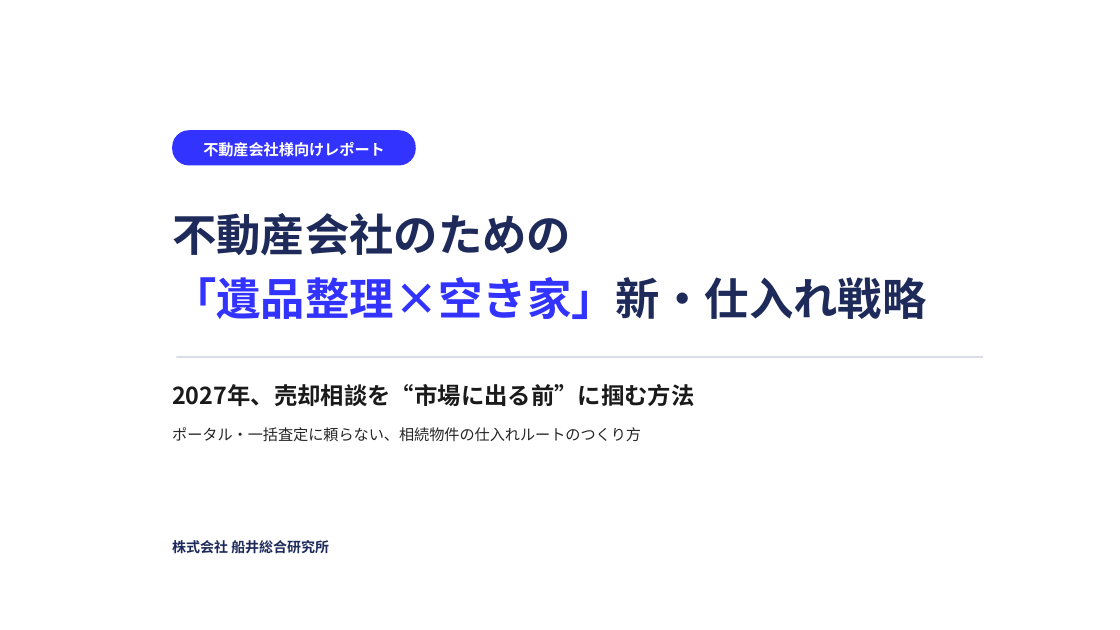
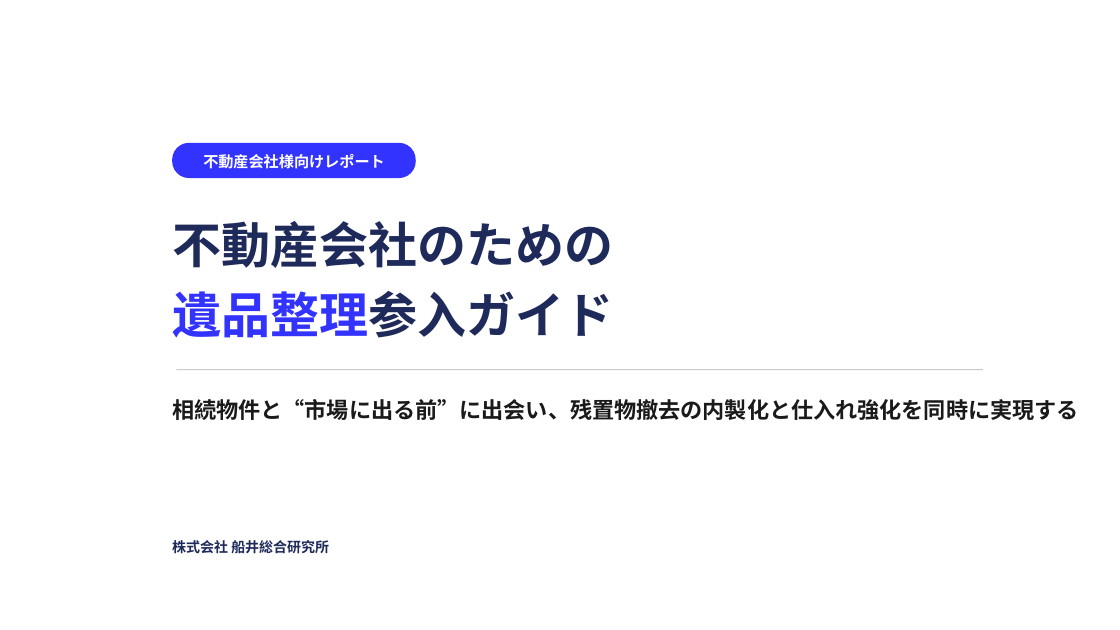
Before and after one commit to soshiro-iki-sys/-, a slide deck: slide 1 of proposals/不動産会社向け_遺品整理DLレポート.pptx. Drawn at 1120x630 pixels with LibreOffice and Linux fonts; fonts in the diff are those of the drawing; background and template pictures are left out. Boxes give left, top, right and bottom in pixels: in the first picture for what was removed or moved away, otherwise in the second. Text is boxed around its words. In the diff, an @@ line names an element or a change of style, - is before the commit and + after.

```diff
--- a/proposals/不動産会社向け_遺品整理DLレポート.pptx
+++ b/proposals/不動産会社向け_遺品整理DLレポート.pptx
@@ text "不動産会社のための": place and size @@
-text "不動産会社のための" at bbox=[172, 213, 926, 319]
+text "不動産会社のための" at bbox=[172, 221, 613, 338]
@@ text at bbox=[172, 221, 613, 268]: size 38 to 42 pt in "不動産会社のための" @@
@@ text at bbox=[172, 291, 613, 338]: text changed; size 38 to 42 pt; text colour #3333FF to #1E2A5A @@
-「遺品整理×空き家」新・仕入れ戦略
+遺品整理参入ガイド
@@ 1 text, 1 rounded rectangle, 1 line: place and size @@
-1 text, 1 rounded rectangle, 1 line at bbox=[172, 130, 983, 357]
+1 text, 1 rounded rectangle, 1 line at bbox=[172, 143, 983, 370]
@@ text at bbox=[172, 399, 1079, 420]: text changed; size 20 to 19 pt @@
-2027年、売却相談を“市場に出る前”に掴む方法
+相続物件と“市場に出る前”に出会い、残置物撤去の内製化と仕入れ強化を同時に実現する
@@ text removed at bbox=[172, 427, 641, 442] @@
-ポータル・一括査定に頼らない、相続物件の仕入れルートのつくり方
```
Also in this commit, not shown: 1 other slide changed, 2 other files.
